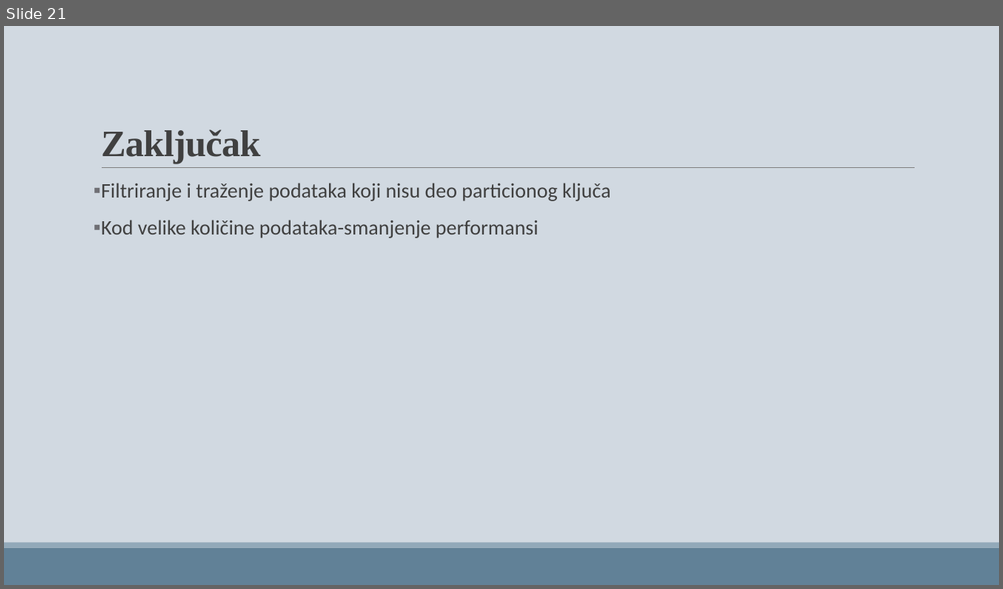
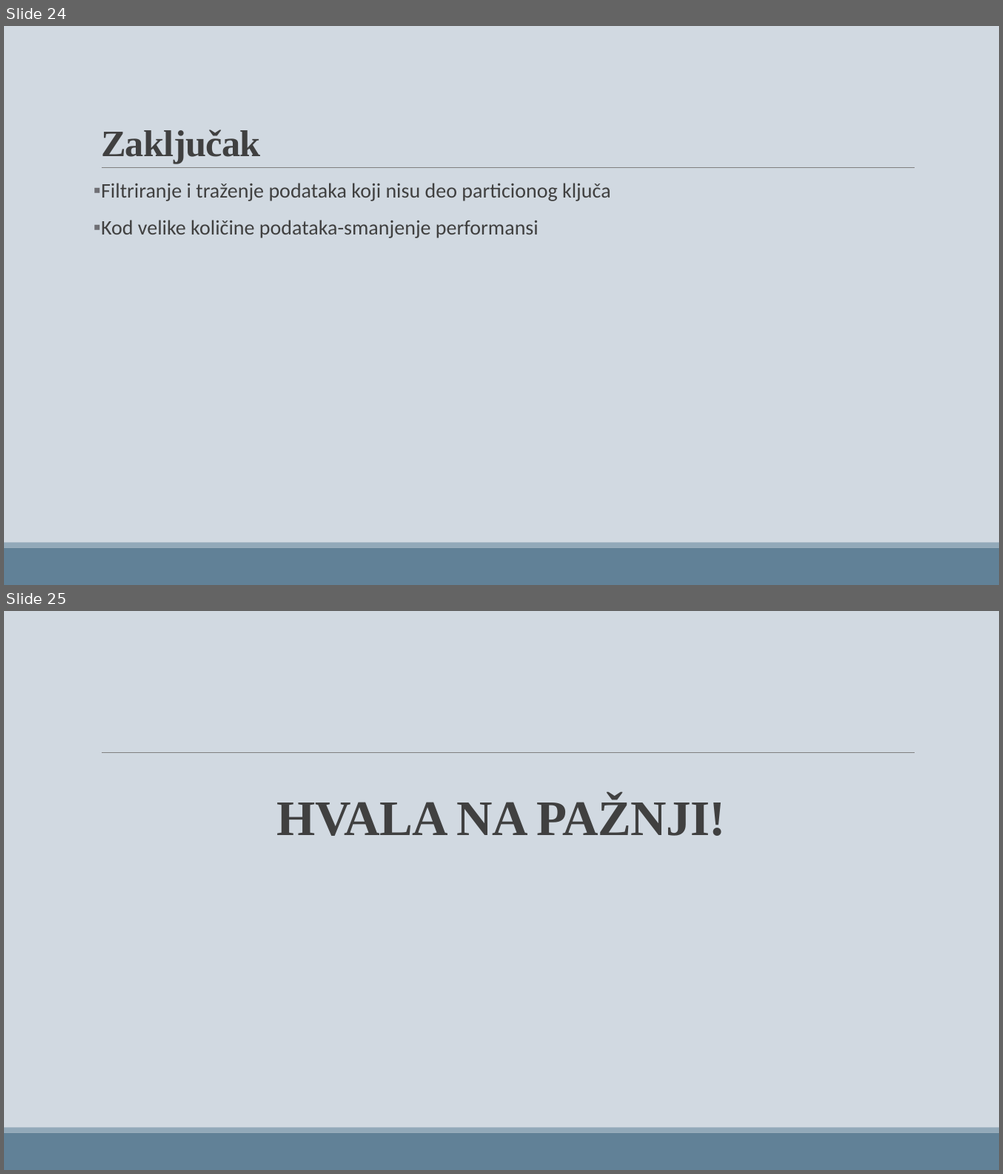
Before and after one commit to Mmarijana/SZUBP-project, a slide deck: Presentation.pptx. Shown one above the other, each under a label of ours: slide 21 before the commit, slides 24 and 25 after it. The pictures are 1003x589 and 1003x1174 pixels, drawn with LibreOffice and Linux fonts; fonts in the diff are those of the drawing. Boxes give left, top, right and bottom in pixels: in the first picture for what was removed or moved away, otherwise in the second. Text is boxed around its words. In the diff, an @@ line names an element or a change of style, - is before the commit and + after.

```diff
--- a/Presentation.pptx
+++ b/Presentation.pptx
@@ slide 25 added at (x1=4, y1=611, x2=999, y2=1170), background #D1D9E1; not listed: 3 template elements that a slide beside it also shows @@
@@ title added at (x1=277, y1=797, x2=726, y2=836), 48 pt, text #404040, bold @@
+HVALA NA PAŽNJI!
@@ what was slide 21 is now slide 24 @@
```
Also in this commit, not shown: 2 slides changed, 4 other slides added, 1 slide removed, 1 other file.
